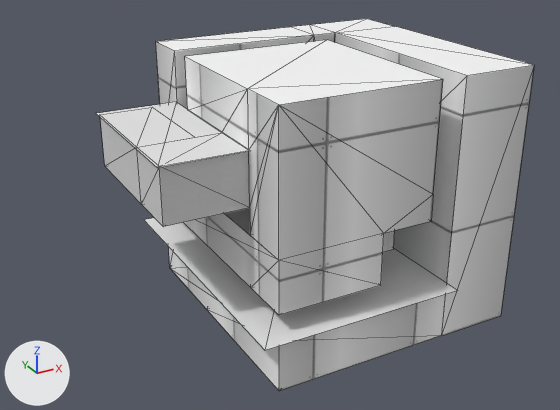
Before and after pictures for a commit that changed the glTF model Program/Ψ/Data/StageMap/Area1/Area1.gltf.
The view is the same before and after, from a camera (50 mm lens) standing at (-30.7, -47.8, 32.6) and looking at (-4.9, -0.8, 9.1). Arrows for +X, +Y and +Z are at lower left; the lights stay in place. Mesh edges are drawn as thin lines. Vertices at the same position are counted once.
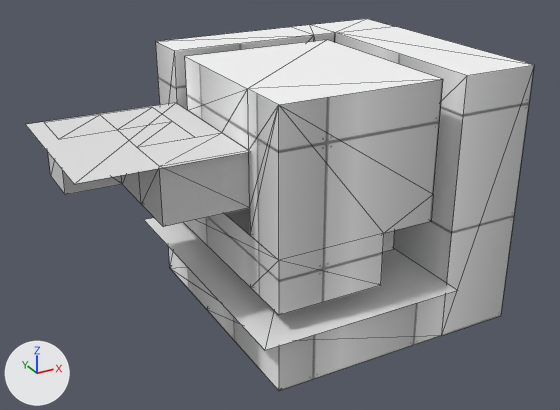
The change, as a list of edits to the scene's bpy script:
```text
Change me_grid_001:
    used by ob_grid_001; location = (0.0, 0.0, 0.0)
    remove me_grid_001.from_pydata(...)  # 111 vertices, 181 faces; spans x -16.2..10.0, y -11.2..11.2, z 0.0..20.0
    add me_grid_001.from_pydata(...)  # 119 vertices, 197 faces; spans x -21.3..10.0, y -11.2..11.2, z 0.0..20.0
    me_grid_001 part 1: the loose piece of 4 vertices spanning x -16.2..-10.0, y -6.3..6.3, z 16.1 is rebuilt with 4 vertices and now spans x -21.3..-10.1, y -6.5..6.1, z 16.1
    me_grid_001 part 2
    8 faces are deleted
    8 vertices are added at x -20.0..-12.0, y 2.0..6.0, z 12.0..16.0
    12 new faces join them, mat_inwall
    12 new faces join them, mat_ground (white #ffffff)
    remove me_grid_001.materials.append(mat_dark)  # black #3c3c3c
```

Where the change shows, as pixel boxes (x1, y1, x2, y2) in the pictures (560 x 410 px):
'Grid.001', reshaped (16% wider)
    before: (96, 19, 535, 391)
    after: (25, 19, 535, 391)
part 1 of me_grid_001, rebuilt (46% wider, 22% taller)
    before: (96, 102, 250, 168)
    after: (25, 103, 250, 184)
part 2 of me_grid_001, built on
    before: (100, 118, 141, 203)
    after: (48, 153, 141, 203)
